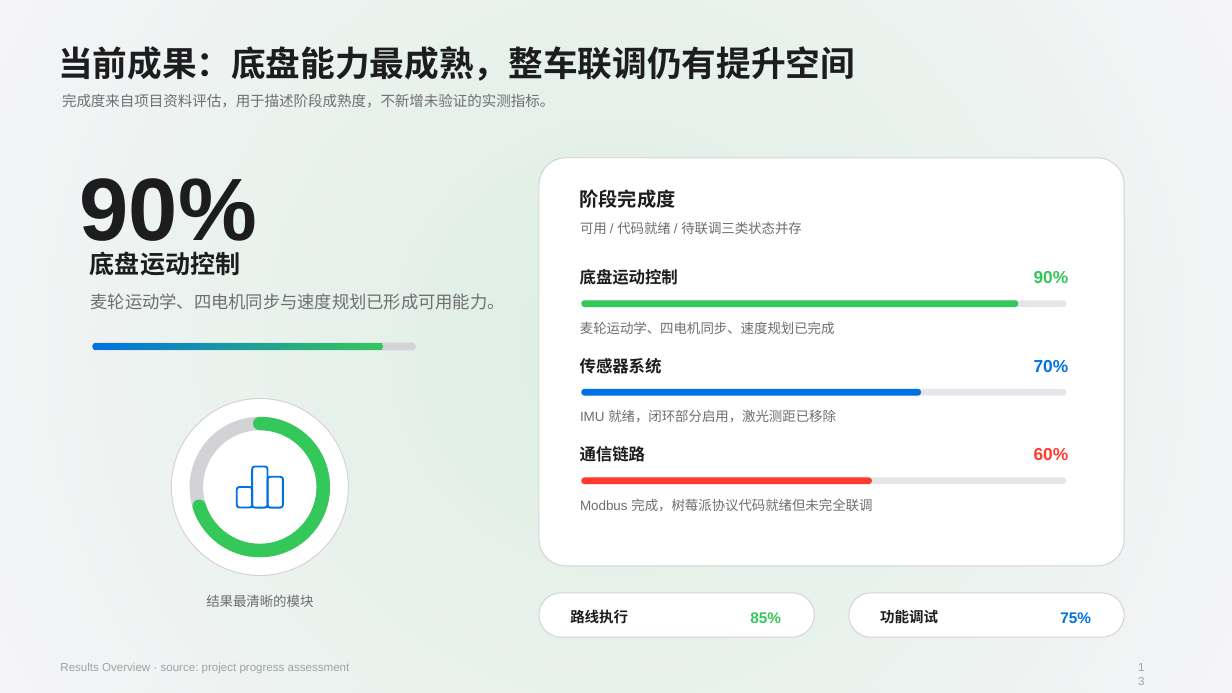
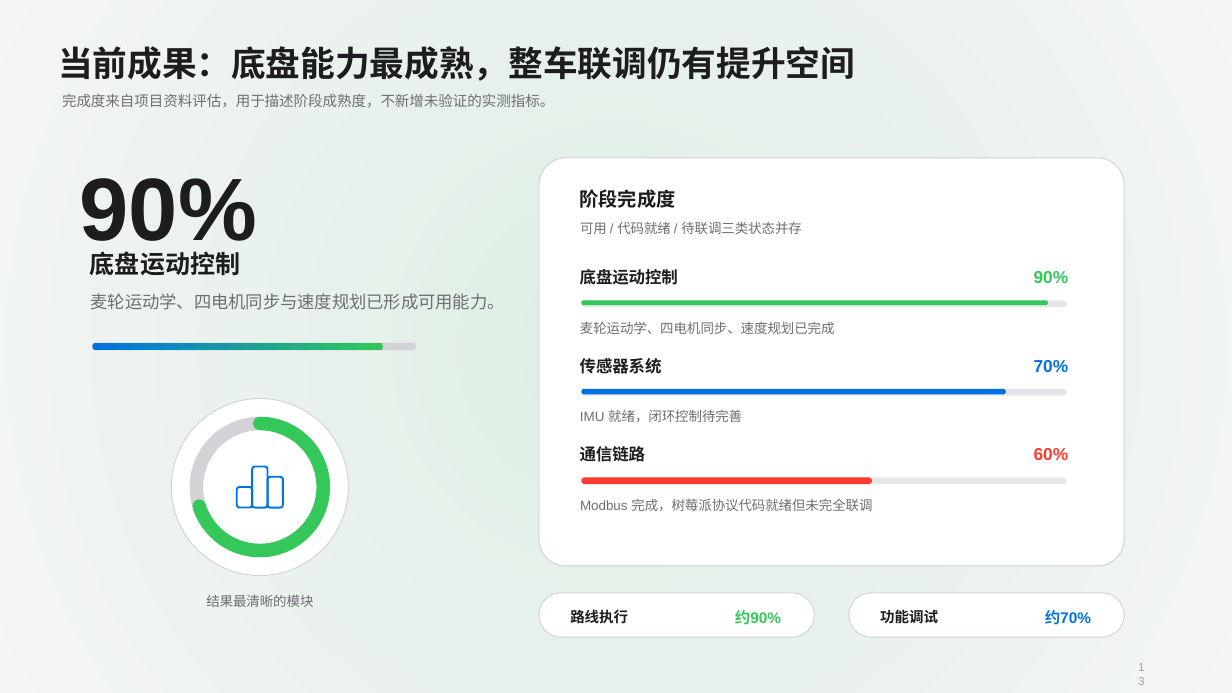
Before and after one commit to Chemcrin/IntelligentTransformCart, a slide deck: slide 11 of 汇报资料/intelligent_logistics_cart_final_20260705_205017.pptx (slide 10 before the commit). Drawn at 1232x693 pixels with LibreOffice and Linux fonts; fonts in the diff are those of the drawing. Boxes give left, top, right and bottom in pixels: in the first picture for what was removed or moved away, otherwise in the second. Text is boxed around its words. In the diff, an @@ line names an element or a change of style, - is before the commit and + after.

```diff
--- a/汇报资料/intelligent_logistics_cart_final_20260705_205017.pptx
+++ b/汇报资料/intelligent_logistics_cart_final_20260705_205017.pptx
@@ rounded rectangle: place and size @@
-rounded rectangle at (581, 300, 1019, 307)
+rounded rectangle at (581, 300, 1048, 305)
@@ rounded rectangle: place and size @@
-rounded rectangle at (581, 389, 921, 396)
+rounded rectangle at (581, 389, 1006, 395)
@@ text at (580, 409, 742, 422): text changed @@
-IMU 就绪，闭环部分启用，激光测距已移除
+IMU 就绪，闭环控制待完善
@@ text at (735, 610, 781, 625): text changed @@
-85%
+约90%
@@ text at (1045, 610, 1091, 625): text changed @@
-75%
+约70%
@@ text removed at (60, 663, 350, 673) @@
-Results Overview · source: project progress assessment
```
Also in this commit, not shown: 8 other slides changed, 2 slides added, 1 slide removed, 1 other file.
